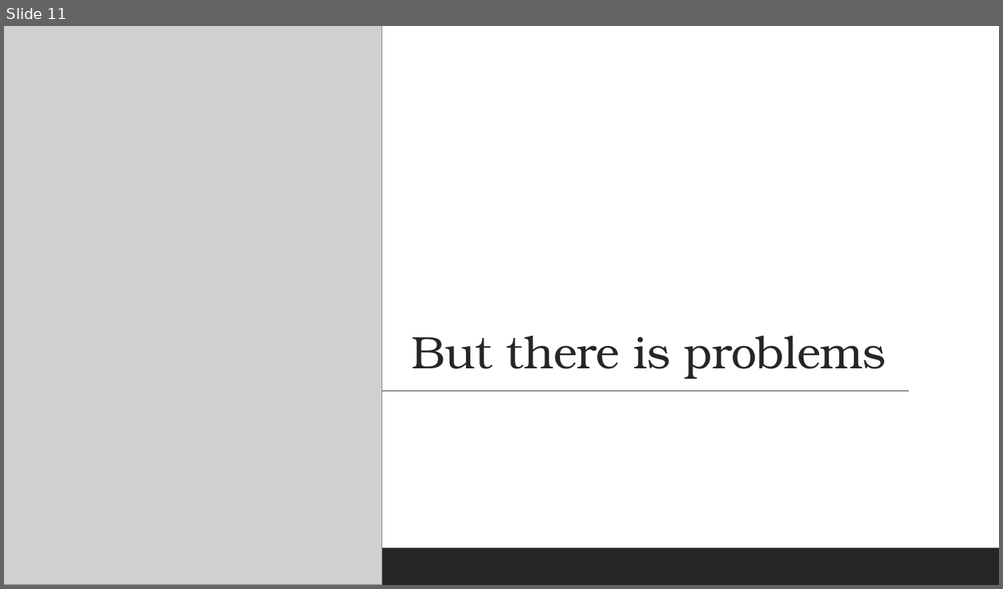
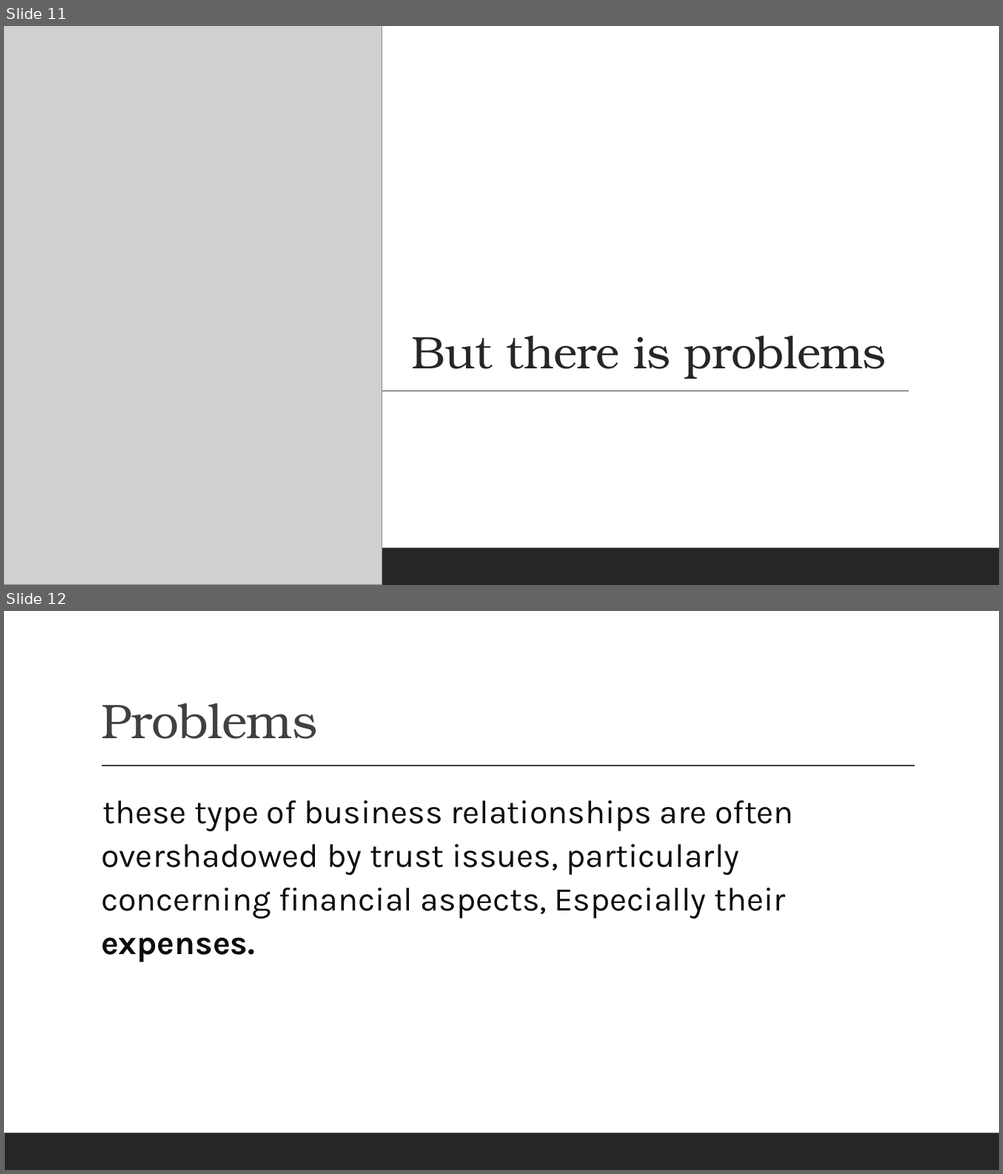
Before and after one commit to Brevalda1/financebrevaldabaru, a slide deck: ONLINE COMPANY EXPENSE RECORDING WEBSITE BASED ON MULTI-COMPANY.pptx. Shown one above the other, each under a label of ours: slide 11 before the commit, slides 11 and 12 after it. The pictures are 1003x589 and 1003x1174 pixels, drawn with LibreOffice and Linux fonts; fonts in the diff are those of the drawing; grey boxes stand for pictures. Boxes give left, top, right and bottom in pixels: in the first picture for what was removed or moved away, otherwise in the second. Text is boxed around its words. In the diff, an @@ line names an element or a change of style, - is before the commit and + after.

```diff
--- a/ONLINE COMPANY EXPENSE RECORDING WEBSITE BASED ON MULTI-COMPANY.pptx
+++ b/ONLINE COMPANY EXPENSE RECORDING WEBSITE BASED ON MULTI-COMPANY.pptx
@@ slide 12 added at [4, 611, 999, 1170], background #FFFFFF; not listed: 1 template element that a slide beside it also shows @@
@@ title added at [101, 703, 317, 739], 47 pt, text #404040 @@
+Problems
@@ line added from (102, 766) to (915, 766), #404040 1 pt @@
@@ text added at [101, 800, 794, 963], 32 pt, text #0D0D0D @@
+  these type of business relationships are often overshadowed by trust issues, particularly concerning financial aspects, Especially their expenses.
```
Also in this commit, not shown: 14 other slides added, 2 slides removed, 1 other file.
